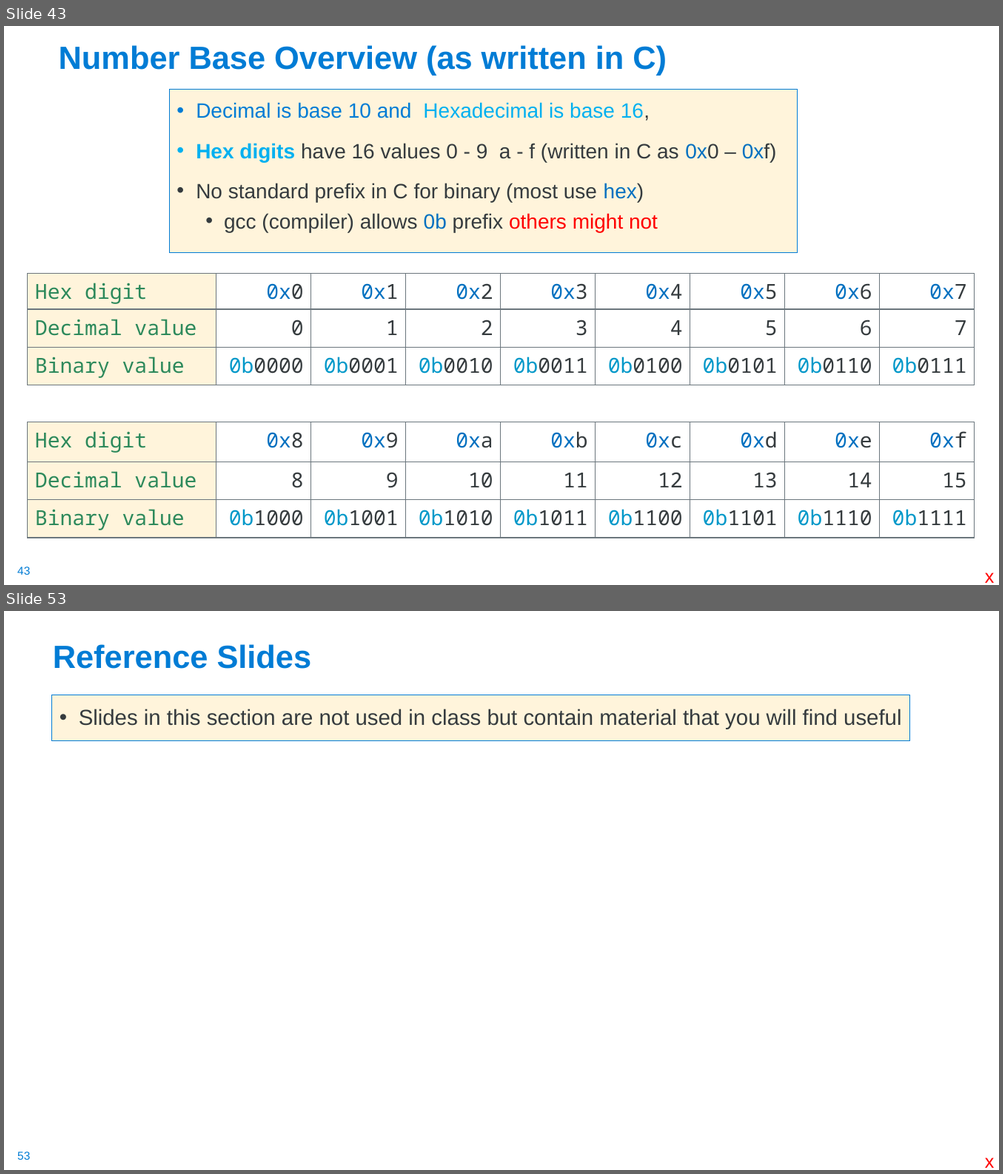
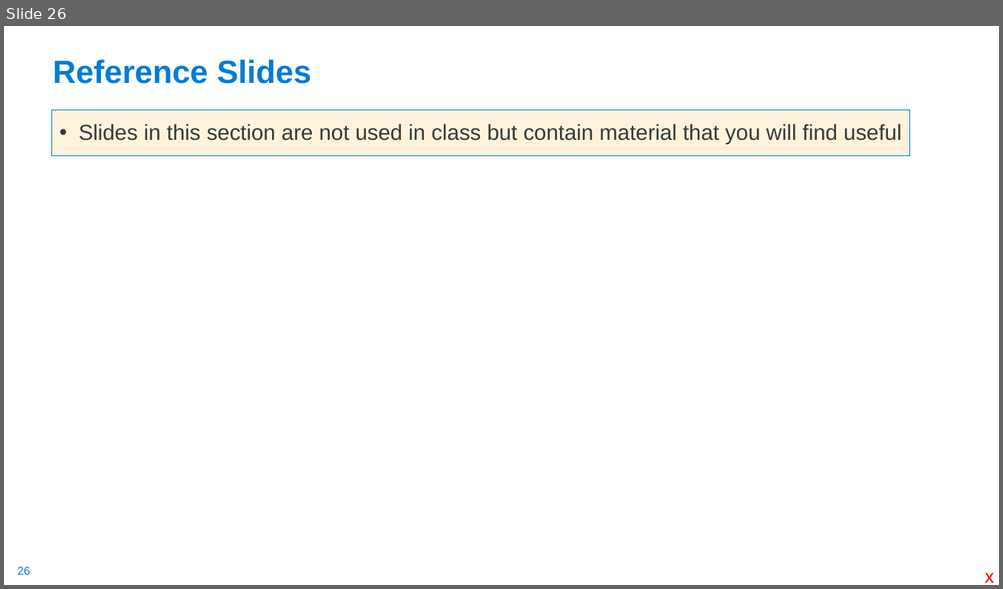
Before and after one commit to cse30-sp24/Muller-Slides, a slide deck: Lecture-4.pptx. Shown one above the other, each under a label of ours: slides 43 and 53 before the commit, slide 26 after it; the slides between them are not shown. The pictures are 1003x1174 and 1003x589 pixels, drawn with LibreOffice and Linux fonts; fonts in the diff are those of the drawing. Boxes give left, top, right and bottom in pixels: in the first picture for what was removed or moved away, otherwise in the second. Text is boxed around its words. In the diff, an @@ line names an element or a change of style, - is before the commit and + after.

```diff
--- a/Lecture-4.pptx
+++ b/Lecture-4.pptx
@@ slide 43 removed at (4,26,999,585), background #FFFFFF; not listed: 1 template element that a slide beside it also shows @@
@@ title removed at (59,45,666,76) @@
-Number Base Overview (as written in C)
@@ text removed at (169,89,797,253) @@
-• Decimal is base 10 and Hexadecimal is base 16,
-• Hex digits have 16 values 0 - 9 a - f (written in C as 0x0 – 0xf)
-• No standard prefix in C for binary (most use hex)
-  • gcc (compiler) allows 0b prefix others might not
@@ table removed at (28,274,975,382), 3 rows, 9 columns @@
-Hex digit | 0x0 | 0x1 | 0x2 | 0x3 | 0x4 | 0x5 | 0x6 | 0x7
-Decimal value | 0 | 1 | 2 | 3 | 4 | 5 | 6 | 7
-Binary value | 0b0000 | 0b0001 | 0b0010 | 0b0011 | 0b0100 | 0b0101 | 0b0110 | 0b0111
@@ table removed at (28,423,975,539), 3 rows, 9 columns @@
-Hex digit | 0x8 | 0x9 | 0xa | 0xb | 0xc | 0xd | 0xe | 0xf
-Decimal value | 8 | 9 | 10 | 11 | 12 | 13 | 14 | 15
-Binary value | 0b1000 | 0b1001 | 0b1010 | 0b1011 | 0b1100 | 0b1101 | 0b1110 | 0b1111
@@ text removed at (984,573,994,583) @@
-x
@@ what was slide 53 is now slide 26 @@
@@ page number at (17,567,30,575): text changed @@
-53
+26
```
Also in this commit, not shown: 9 slides changed, 26 other slides removed, 1 other file.
